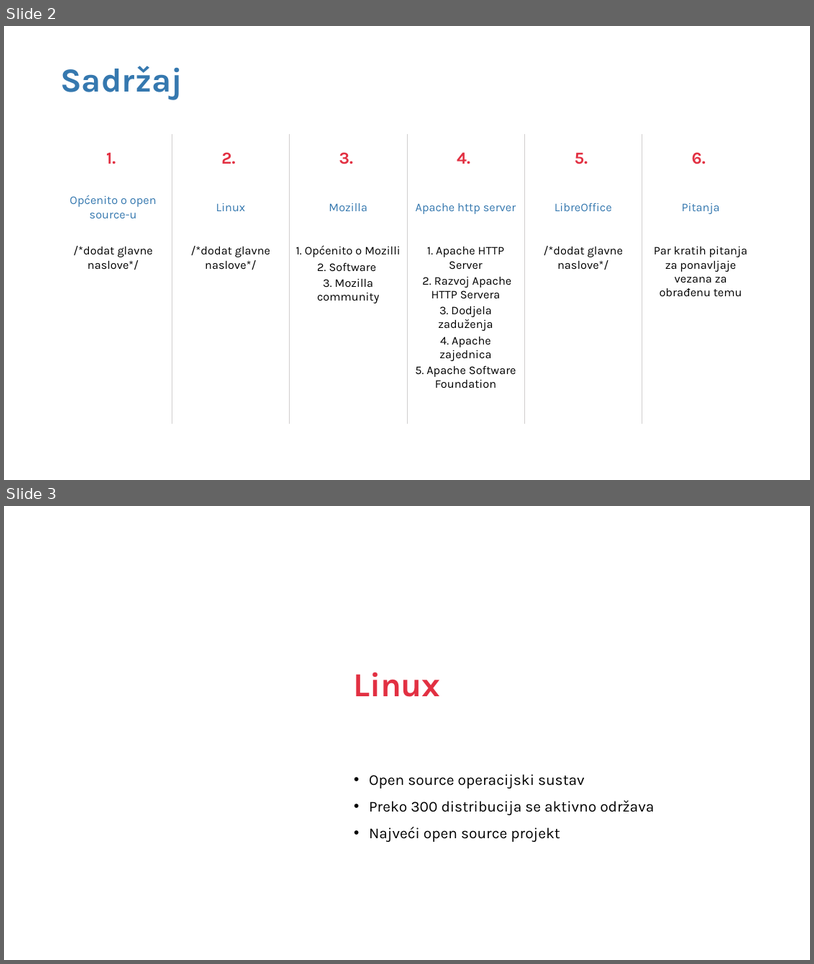
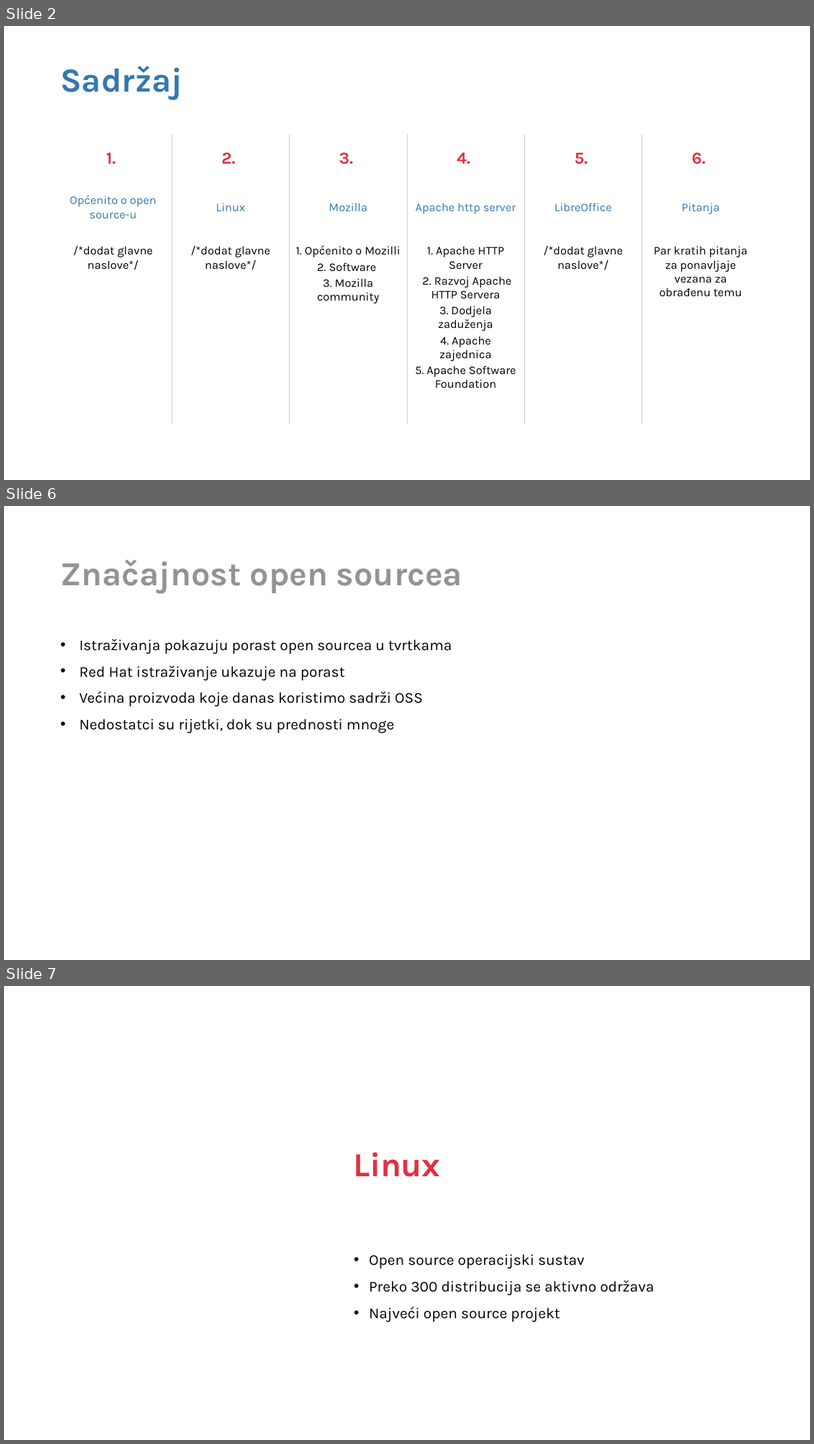
Before and after one commit to CvetkovskiIvor/ProgramskoInzenjerstvoSeminar, a slide deck: Open Source Prezentacija.pptx. Shown one above the other, each under a label of ours: slides 2 and 3 before the commit, slides 2, 6 and 7 after it; the slides between them are not shown. The pictures are 814x964 and 814x1444 pixels, drawn with LibreOffice and Linux fonts; fonts in the diff are those of the drawing; background and template pictures are left out. Boxes give left, top, right and bottom in pixels: in the first picture for what was removed or moved away, otherwise in the second. Text is boxed around its words. In the diff, an @@ line names an element or a change of style, - is before the commit and + after.

Commit message:
I,D,F,K

```diff
--- a/Open Source Prezentacija.pptx
+++ b/Open Source Prezentacija.pptx
@@ slide 6 added at [4, 506, 810, 960], background #FFFFFF @@
@@ title added at [60, 559, 463, 593], 40 pt, text #939393, bold @@
+Značajnost open sourcea
@@ text added at [80, 638, 452, 733], 18 pt, text #000000 @@
+• Istraživanja pokazuju porast open sourcea u tvrtkama
+• Red Hat istraživanje ukazuje na porast
+• Većina proizvoda koje danas koristimo sadrži OSS
+• Nedostatci su rijetki, dok su prednosti mnoge
@@ what was slide 3 is now slide 7 @@
```
Also in this commit, not shown: 3 other slides added.
